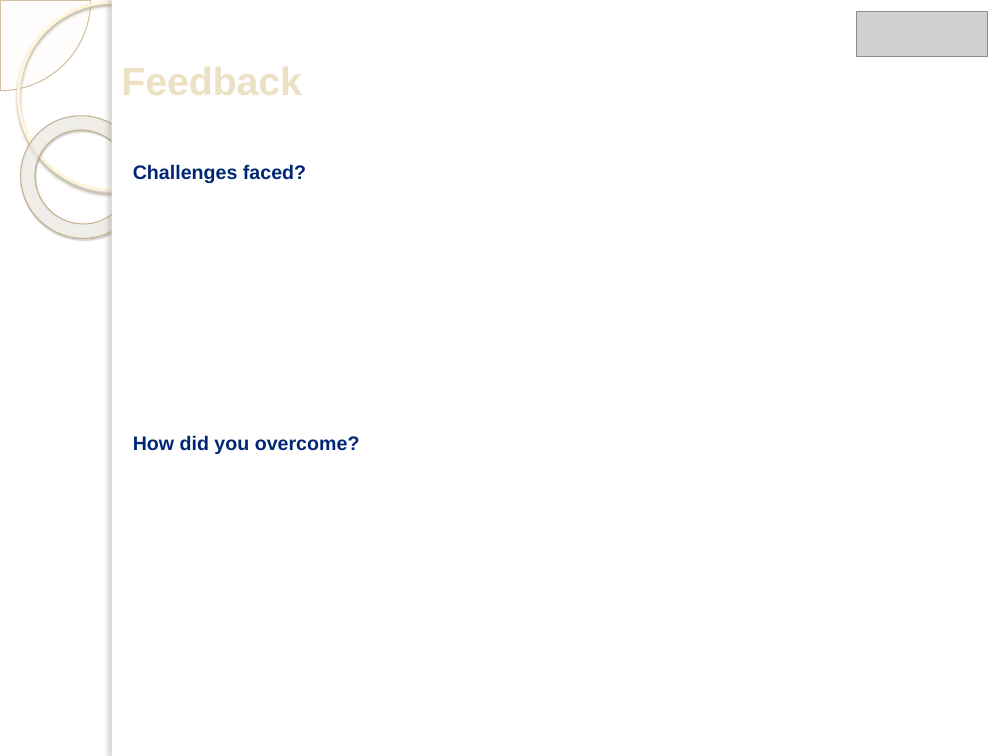
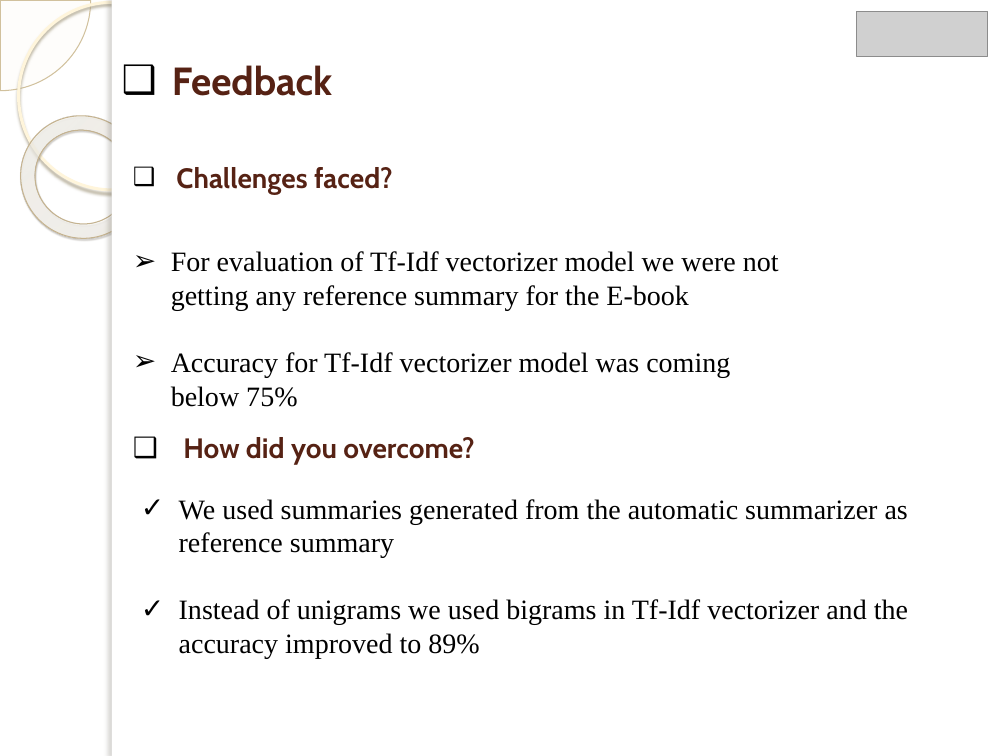
Before and after one commit to Manan-Malhotra-VFX/Data-Science, a slide deck: slide 40 of Project/Final Project.pptx (slide 32 before the commit). Drawn at 1008x756 pixels with LibreOffice and Linux fonts; fonts in the diff are those of the drawing; grey boxes stand for pictures; background and template pictures are left out. Boxes give left, top, right and bottom in pixels: in the first picture for what was removed or moved away, otherwise in the second. Text is boxed around its words. In the diff, an @@ line names an element or a change of style, - is before the commit and + after.

```diff
--- a/Project/Final Project.pptx
+++ b/Project/Final Project.pptx
@@ text "Feedback" at (x1=172, y1=65, x2=332, y2=96): font Arial to Cabin, text colour #ECE0C4 to #562214; bullet none to ❑ @@
@@ text "Challenges faced?" at (x1=176, y1=167, x2=393, y2=194): size 14 to 20 pt, font Arial to Cabin, text colour #002776 to #562214; bullet none to ❑ @@
@@ text added at (x1=171, y1=251, x2=779, y2=407), 20 pt, text #000000 @@
+➢ For evaluation of Tf-Idf vectorizer model we were not getting any reference summary for the E-book
+➢ Accuracy for Tf-Idf vectorizer model was coming below 75%
@@ text "How did you overcome?" at (x1=183, y1=437, x2=475, y2=465): size 14 to 20 pt, font Arial to Cabin, text colour #002776 to #562214; bullet none to ❑ @@
@@ text added at (x1=179, y1=499, x2=908, y2=658), 20 pt, text #000000 @@
+✓ We used summaries generated from the automatic summarizer as reference summary
+✓ Instead of unigrams we used bigrams in Tf-Idf vectorizer and the accuracy improved to 89%
```
Also in this commit, not shown: 9 slides added, 1 slide removed, 1 other file.
